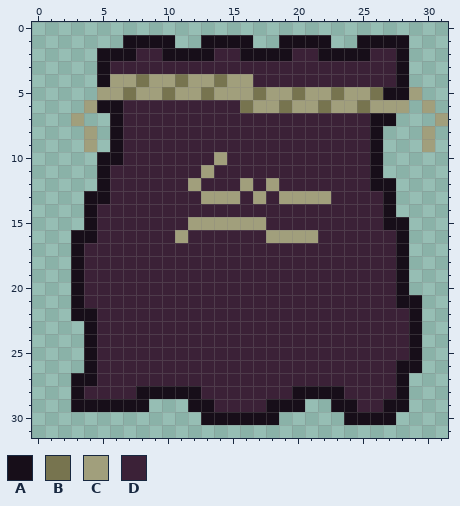
Pixel-art file: Assets/Sprites/dice-bag.aseprite. The picture above is the old version.
32x32 pixels, 1 frame.
Palette (. is transparent): A #170e19  B #77744f  C #a19f7c  D #3b2137
After:
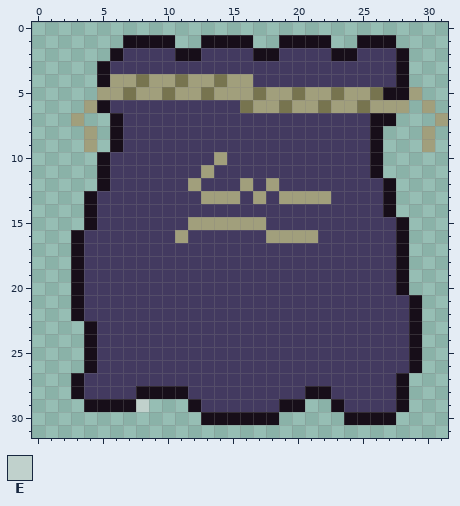
Colours new in this view: E #c0d1cc
The author wrote: aim indicator changes sprite based on current gun
Changes in this commit:
colour D: #3b2137 -> #433a60
y 1: x 28 A -> .
y 2: x 5 A -> .; x 7 A -> D; x 10 A -> D; x 13 A -> D; x 16 A -> D; x 19 A -> D; x 22 A -> D; x 25 A -> D
y 6: x 6 A -> D
y 10: x 6 A -> D
y 12: x 26 A -> D
y 13: x 5 A -> D
y 15: x 27 A -> D
y 16: x 4 A -> D
y 21: x 28 A -> D
y 22: x 4 A -> D
y 26: x 28 A -> D
y 27: x 4 A -> D
y 28: x 12 A -> D; x 20 A -> D; x 23 A -> D
y 29: x 3 A -> .; x 8 A -> E; x 13 A -> D; x 18 A -> D; x 24 A -> D; x 27 A -> D
Changed places in both pictures, as pixel boxes (x1, y1, x2, y2):
changed: (71, 35, 409, 412)
